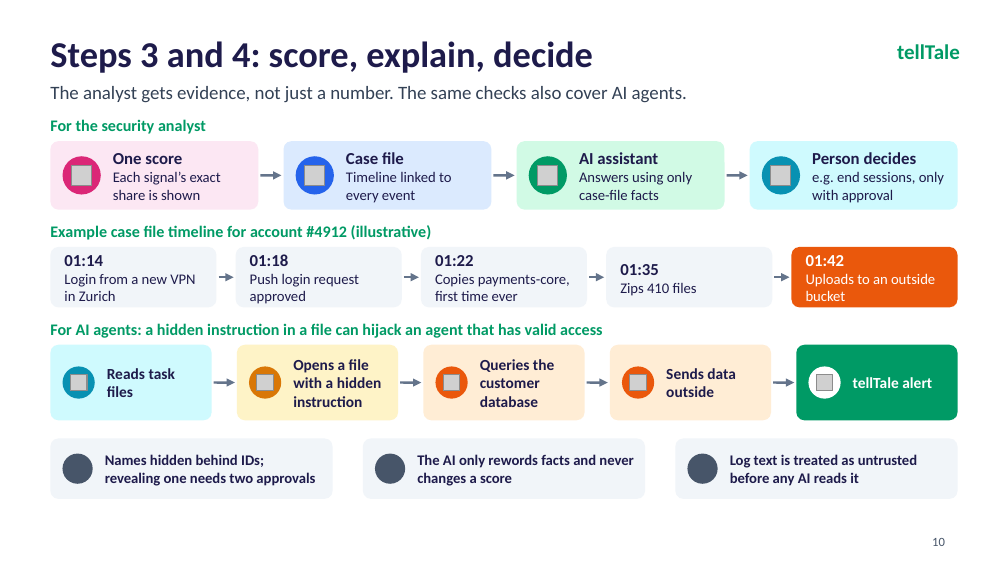
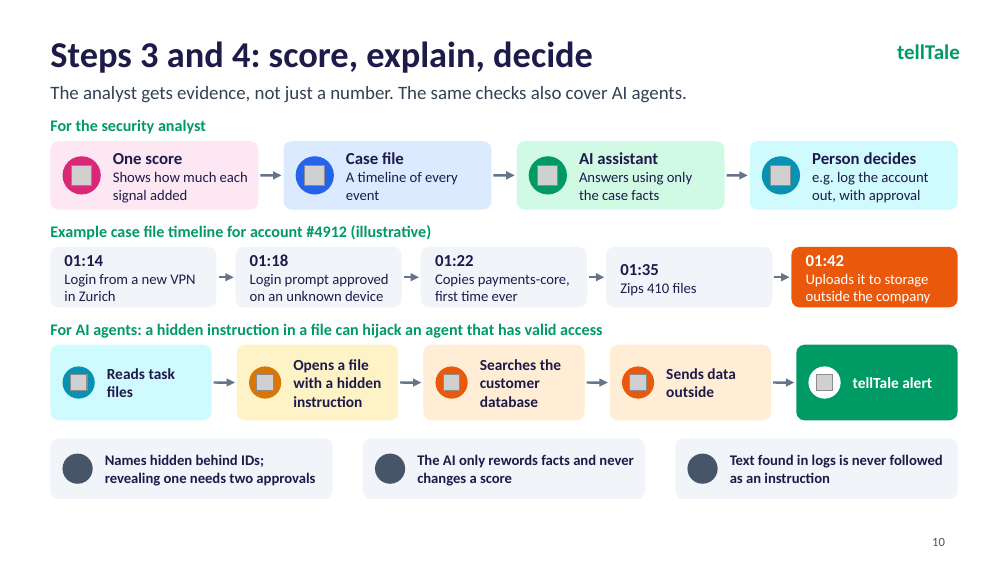
Before and after one commit to aaravgupta0202/telltale, a slide deck: slide 10 of tellTale_CyberForge_Deck.pptx. Drawn at 1008x567 pixels with LibreOffice and Linux fonts; fonts in the diff are those of the drawing; grey boxes stand for pictures; background and template pictures are left out. Boxes give left, top, right and bottom in pixels: in the first picture for what was removed or moved away, otherwise in the second. Text is boxed around its words. In the diff, an @@ line names an element or a change of style, - is before the commit and + after.

```diff
--- a/tellTale_CyberForge_Deck.pptx
+++ b/tellTale_CyberForge_Deck.pptx
@@ text at <box>113,171,248,203</box>: text changed @@
-Each signal’s exact share is shown
+Shows how much each signal added
@@ text at <box>346,171,458,200</box>: text changed @@
-Timeline linked to every event
+A timeline of every event
@@ text at <box>579,171,692,200</box>: text changed @@
-Answers using only case-file facts
+Answers using only the case facts
@@ text at <box>812,171,928,203</box>: text changed @@
-e.g. end sessions, only with approval
+e.g. log the account out, with approval
@@ text at <box>250,274,388,301</box>: text changed @@
-Push login request approved
+Login prompt approved on an unknown device
@@ text at <box>806,273,930,304</box>: text changed @@
-Uploads to an outside bucket
+Uploads it to storage outside the company
@@ text at <box>480,359,561,407</box>: text changed @@
-Queries the customer database
+Searches the customer database
@@ text at <box>730,454,943,483</box>: text changed @@
-Log text is treated as untrusted before any AI reads it
+Text found in logs is never followed as an instruction
```
Also in this commit, not shown: 15 other slides changed, 1 slide removed.
